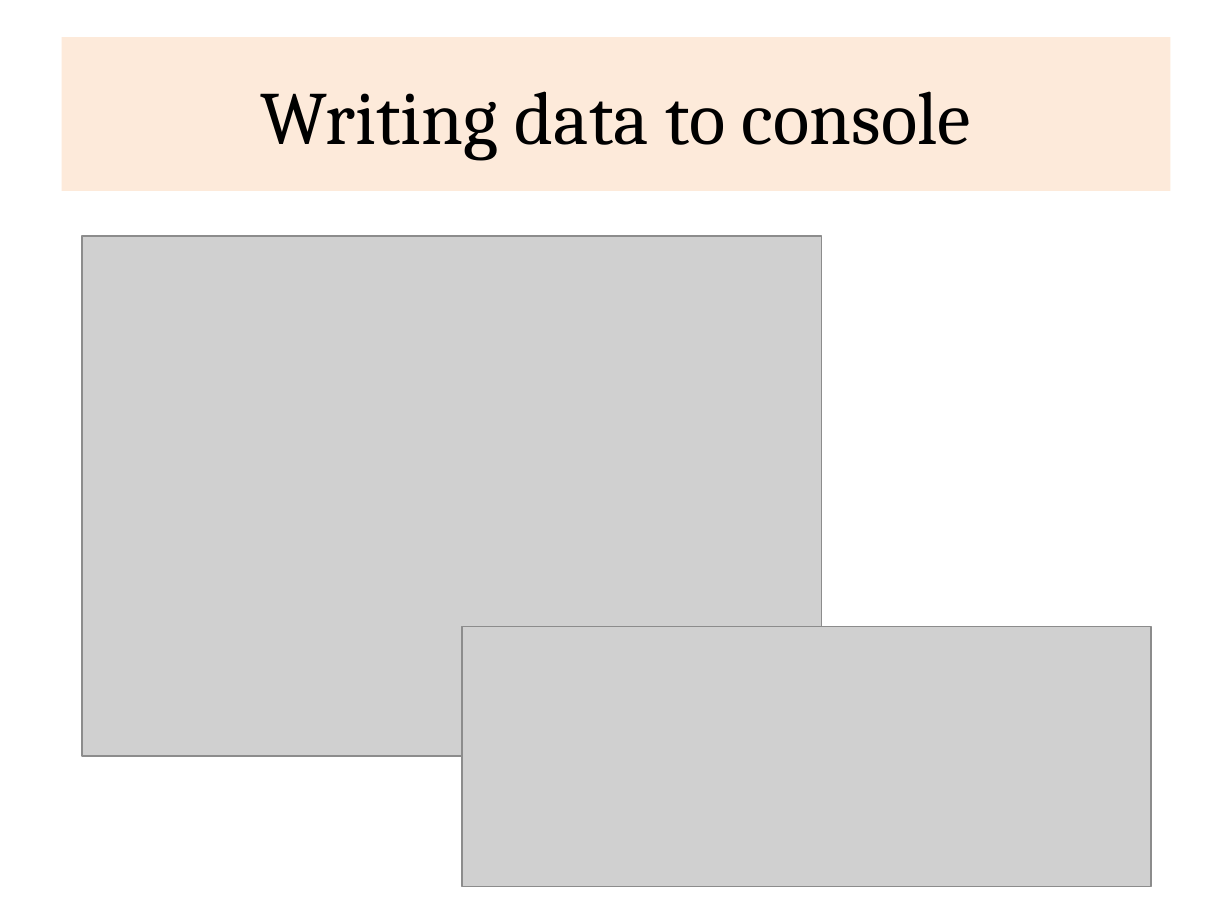
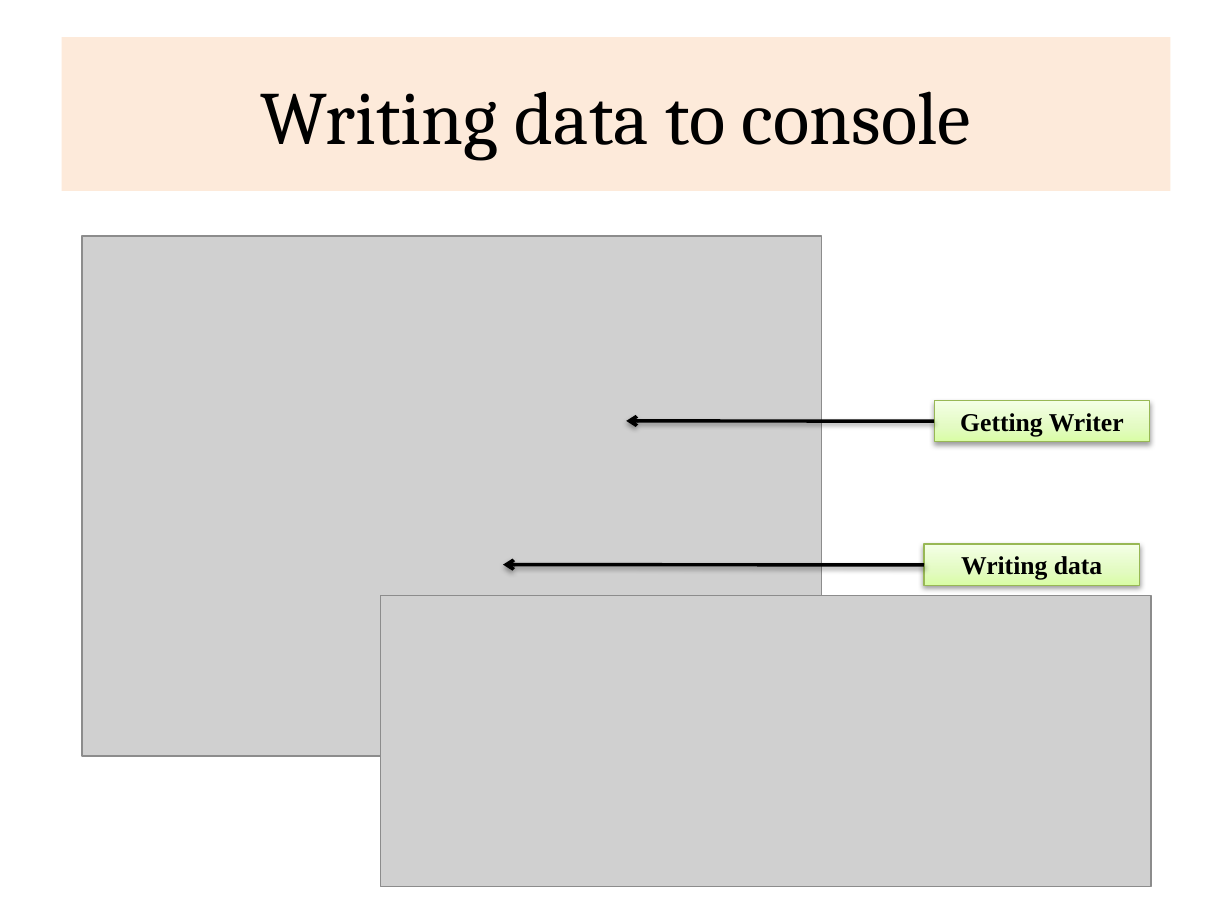
Before and after one commit to rajasekaran36/CS8392-OOPS, a slide deck: slide 20 of Slides/Unit 3/CS8392-U3-Input-and-Output.pptx (slide 19 before the commit). Drawn at 1232x924 pixels with LibreOffice and Linux fonts; fonts in the diff are those of the drawing; grey boxes stand for pictures. Boxes give left, top, right and bottom in pixels: in the first picture for what was removed or moved away, otherwise in the second. Text is boxed around its words. In the diff, an @@ line names an element or a change of style, - is before the commit and + after.

```diff
--- a/Slides/Unit 3/CS8392-U3-Input-and-Output.pptx
+++ b/Slides/Unit 3/CS8392-U3-Input-and-Output.pptx
@@ group added at box(503, 400, 1149, 585): 2 rectangles, 2 arrows @@
+Getting Writer
+Writing data
@@ picture: place and size @@
-picture at box(462, 626, 1151, 886)
+picture at box(381, 595, 1152, 886)
```
Also in this commit, not shown: 2 other slides changed, 2 slides added, 1 slide removed.
